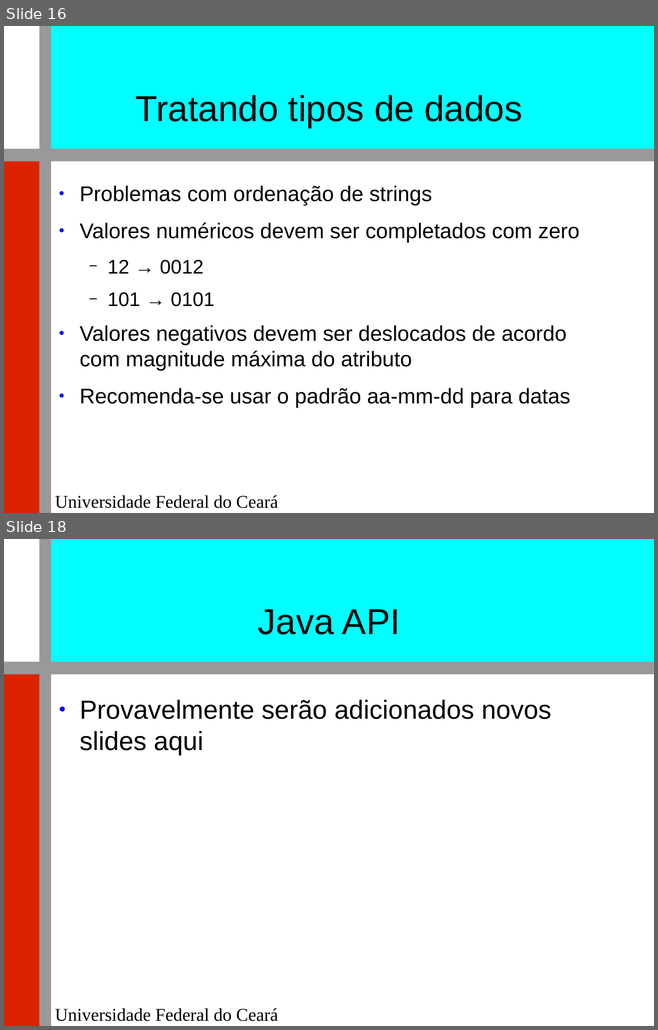
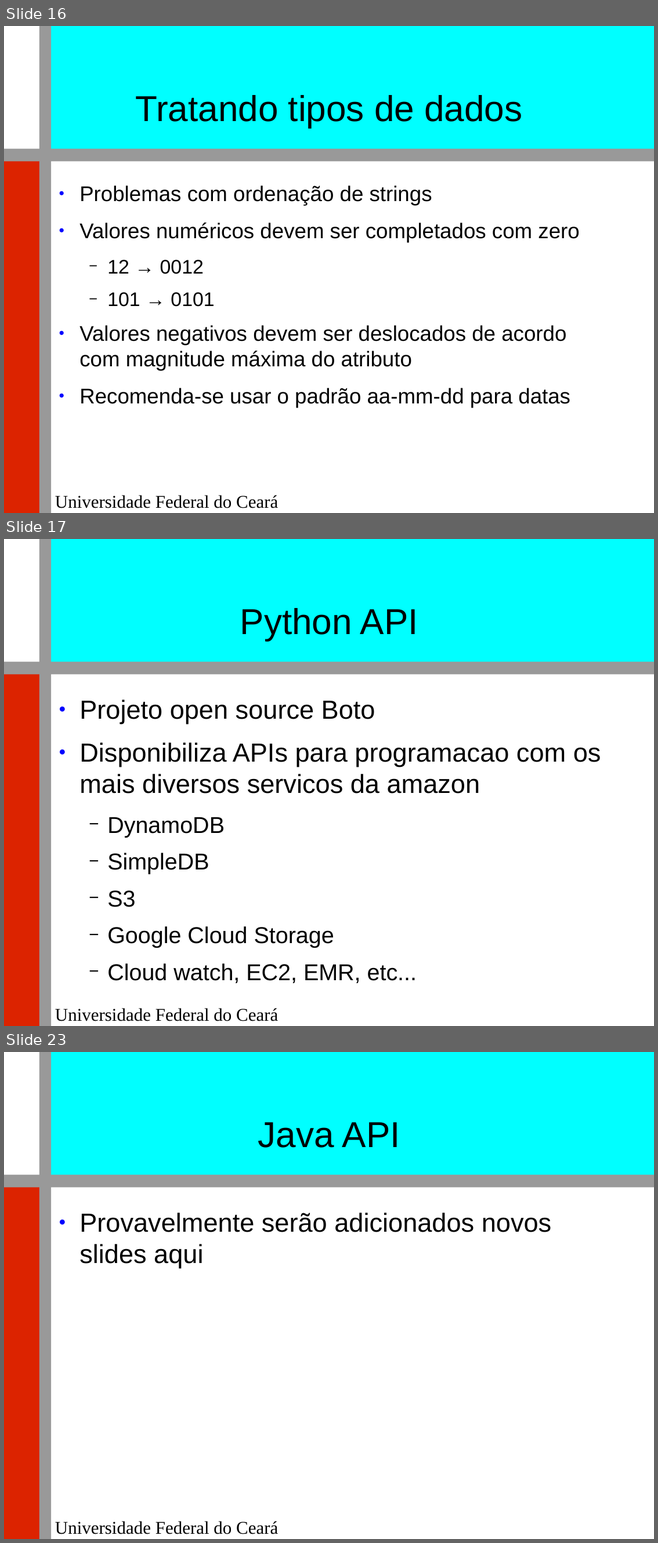
Before and after one commit to renatocjn/NoSQL_TF, a slide deck: Apresentação.odp. Shown one above the other, each under a label of ours: slides 16 and 18 before the commit, slides 16, 17 and 23 after it; the slides between them are not shown. The pictures are 658x1030 and 658x1543 pixels, drawn with LibreOffice and Linux fonts; fonts in the diff are those of the drawing; background and template pictures are left out. Boxes give left, top, right and bottom in pixels: in the first picture for what was removed or moved away, otherwise in the second. Text is boxed around its words. In the diff, an @@ line names an element or a change of style, - is before the commit and + after.

Commit message:
python api

```diff
--- a/Apresentação.odp
+++ b/Apresentação.odp
@@ slide 17 added at <box>4,539,654,1026</box>, background #FFFFFF; not listed: 5 template elements that a slide beside it also shows @@
@@ title added at <box>240,608,418,641</box>, 44 pt, text #000000 @@
+Python API
@@ text added at <box>79,700,601,983</box>, 32 pt, text #000000 @@
+● Projeto open source Boto
+● Disponibiliza APIs para programacao com os mais diversos servicos da amazon
+  − DynamoDB
+  − SimpleDB
+  − S3
+  − Google Cloud Storage
+  − Cloud watch, EC2, EMR, etc...
@@ what was slide 18 is now slide 23 @@
```
Also in this commit, not shown: 5 other slides added, 1 slide removed.
